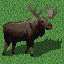
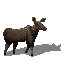
The second 64 x 64 image is a revision of the first. Changes to its layers:
added group "moose female" with 3 layers above "moose" over <box>0,0,64,64</box>
added layer "head" (1st of 2, in "moose female") in group "moose female" over <box>0,0,64,64</box>
added layer "body" (1st of 2, in "moose female") in group "moose female" over <box>0,0,64,64</box>
added layer "shadow" (1st of 2, in "moose female") (50%) in group "moose female" over <box>0,0,64,64</box>
hid group "moose" (4 layers) over <box>0,0,64,64</box>
hid "bg" over <box>0,0,64,64</box>
